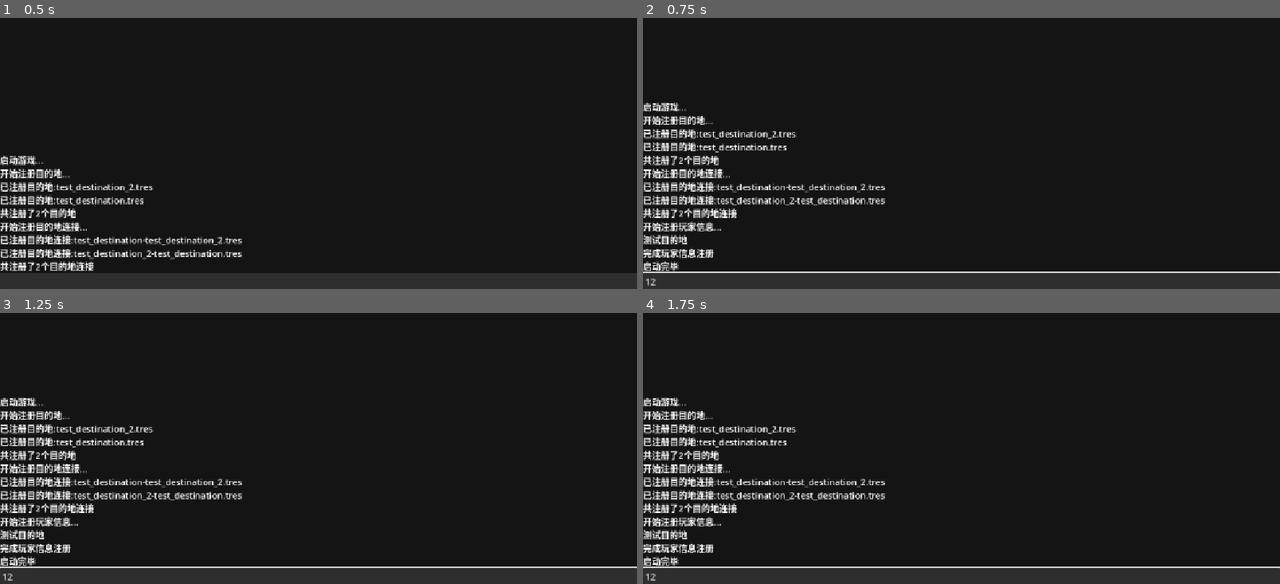
Above: before the commit, frames 1-4 (two rows, left to right).
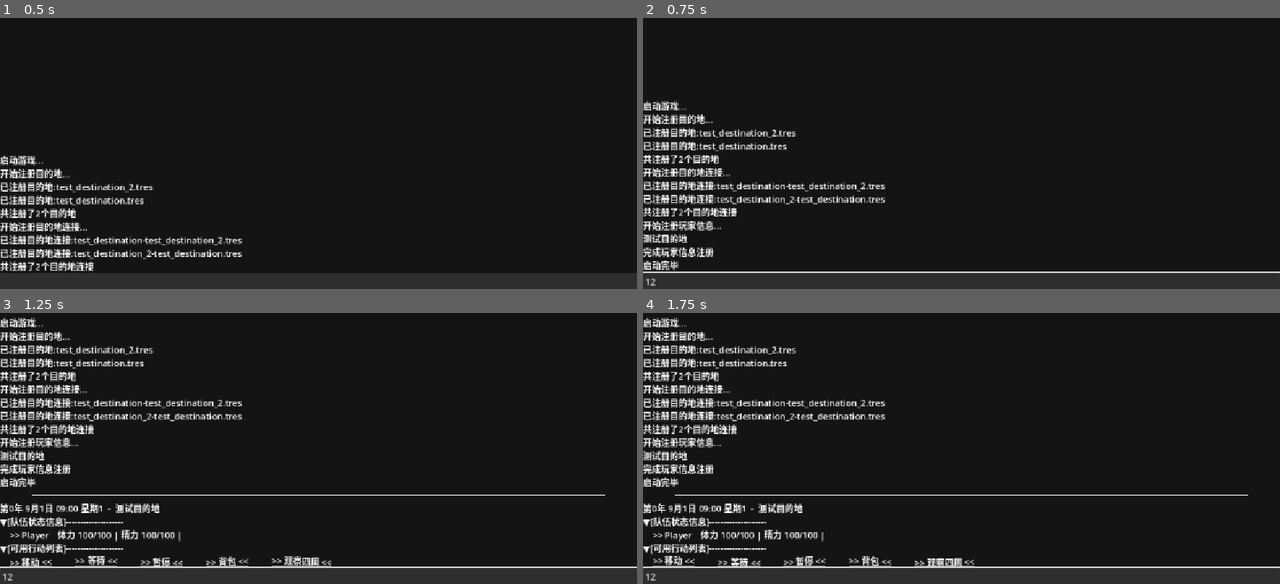
Above: after the commit, the same moments.

Repository: Pycnocline/old-school-legends
Game: Godot game, scene res://scenes/main_interface.tscn
Same seed, same stepped clock (60 frames per second), same inputs: the game is played once before the commit and once after it.
Inputs (mouse positions are in pixels of both pictures, inside the frame that each line leads up to):
- Up to frame 1 (0.5 s): no input
- Up to frame 2 (0.75 s): click (961, 280) at 0.52 s; type "12" at 0.6 s
- Up to frame 3 (1.25 s): no input
- Up to frame 4 (1.75 s): no input

Frame 1 is identical in both runs. In frame 2, 4.6% of the frame differs, in the area x 0-38%, y 30-94%; in frame 3, 9.4%, in the area x 0-95%, y 1-94%; in frame 4, 9.4%.

Commit message:
更新暂停和物品相关功能

Diff:
--- a/resources/item/test_item.tres
+++ b/resources/item/test_item.tres
@@ -1,12 +1,16 @@
-[gd_resource type="Resource" script_class="Item" load_steps=3 format=3 uid="uid://irsb20gcwiml"]
+[gd_resource type="Resource" script_class="Item" load_steps=4 format=3 uid="uid://irsb20gcwiml"]
 
 [ext_resource type="Script" uid="uid://5mu4b68ii605" path="res://scrpits/resource/action.gd" id="1_6cq0w"]
 [ext_resource type="Script" uid="uid://148idusmri57" path="res://scrpits/resource/item.gd" id="2_dgy0w"]
+[ext_resource type="Resource" uid="uid://kyimoha5m77w" path="res://resources/action/test_action.tres" id="2_tgknf"]
 
 [resource]
 script = ExtResource("2_dgy0w")
 id = "test_item"
 name = "测试物品"
 description = "测试用的物品"
-type = null
+type = 2
+action = Dictionary[String, ExtResource("1_6cq0w")]({
+"互动": ExtResource("2_tgknf")
+})
 metadata/_custom_type_script = "uid://148idusmri57"
--- a/scrpits/core/game_host.gd
+++ b/scrpits/core/game_host.gd
@@ -21,11 +21,11 @@
 	SignalBus.message_output.emit("▼[可用行动列表]--------------------")
 
 	var available_action: Array = [
-		"[url=" + str(last_control_time_stamp) + "/gamehost/move][wave]>> 移动 <<[/wave][/url]",
-		"[url=" + str(last_control_time_stamp) + "/gamehost/wait][wave]>> 等待 <<[/wave][/url]",
-		"[url=" + str(last_control_time_stamp) + "/gamehost/pause][wave]>> 暂停 <<[/wave][/url]",
-		"[url=" + str(last_control_time_stamp) + "/gamehost/bag][wave]>> 背包 <<[/wave][/url]",
-		"[url=" + str(last_control_time_stamp) + "/gamehost/lookaround][wave]>> 观察四周 <<[/wave][/url]",
+		"[url=" + "移动/" + str(last_control_time_stamp) + "/gamehost/move][wave]>> 移动 <<[/wave][/url]",
+		"[url=" + "等待/" + str(last_control_time_stamp) + "/gamehost/wait][wave]>> 等待 <<[/wave][/url]",
+		"[url=" + "暂停/" + str(last_control_time_stamp) + "/gamehost/pause][wave]>> 暂停 <<[/wave][/url]",
+		"[url=" + "背包/" + str(last_control_time_stamp) + "/gamehost/bag][wave]>> 背包 <<[/wave][/url]",
+		"[url=" + "观察四周/" + str(last_control_time_stamp) + "/gamehost/lookaround][wave]>> 观察四周 <<[/wave][/url]",
 	]
 
 	var object = 0
@@ -33,7 +33,7 @@
 	for action in available_action:
 		object += 1
 		action_text += action + "          "
-		if object % 4 == 0:
+		if object % 5 == 0:
 			SignalBus.message_output.emit(action_text)
 			action_text = "    "
 	if action_text != "    ":
@@ -42,7 +42,6 @@
 func look_to_move() -> void:
 	last_control_time_stamp = int(Time.get_unix_time_from_system())
 
-	SignalBus.message_output.emit("[hr]")
 	SignalBus.message_output.emit(Gamedb.player_state.name + "看了看四周，寻找能移动到的目的地...")
 
 	var possible_destinations = get_posible_destinations(Gamedb.player_state.position.id)
@@ -54,13 +53,13 @@
 		var des_text:String = "    "
 		for possible_destination in possible_destinations:
 			object += 1
-			des_text += "[url=" + str(last_control_time_stamp) + "/gamehost/moveto/"+ possible_destination.id + "][wave]>> " + possible_destination.name + " <<[/wave][/url]" + "          "
+			des_text += "[url=" + possible_destination.name + "/" + str(last_control_time_stamp) + "/gamehost/moveto/"+ possible_destination.id + "][wave]>> " + possible_destination.name + " <<[/wave][/url]" + "          "
 			if object % 3 == 0:
 				SignalBus.message_output.emit(des_text)
 				des_text = "    "
-			if des_text != "    ":
-				SignalBus.message_output.emit(des_text)
-		SignalBus.message_output.emit("    [url=" + str(last_control_time_stamp) + "/gamehost/info][wave]>> 返回 <<[/wave][/url]")
+		if des_text != "    ":
+			SignalBus.message_output.emit(des_text)
+		SignalBus.message_output.emit("    [url="+ "返回"  + "/" + str(last_control_time_stamp) + "/gamehost/info][wave]>> 返回 <<[/wave][/url]")
 
 
 func try_to_move(id:String) -> void:
@@ -81,6 +80,117 @@
 		reached_time = get_connect(Gamedb.player_state.position.id, id)[0].travel_time
 		SignalBus.time_ticked.connect(update_moving)
 
+func pause_game() -> void:
+	last_control_time_stamp = int(Time.get_unix_time_from_system())
+	SignalBus.game_circle_timer_control.emit("pause")
+	SignalBus.message_output.emit("[color=yellow][pulse]游戏已暂停...[/pulse][/color]")
+	SignalBus.message_output.emit("    [url=回到游戏/" + str(last_control_time_stamp) + "/gamehost/unpause][wave]>> 回到游戏 <<[/wave][/url]")
+
+func unpause_game() -> void:
+	SignalBus.game_circle_timer_control.emit("roaming")
+	SignalBus.message_output.emit("[color=green]游戏继续[/color]")
+	show_info_panel()
+
+func look_around() -> void:
+	last_control_time_stamp = int(Time.get_unix_time_from_system())
+	SignalBus.message_output.emit(Gamedb.player_state.name + "观察了一下周围的环境...")
+	SignalBus.message_output.emit("▼[当前地图信息]--------------------")
+	SignalBus.message_output.emit(Gamedb.player_state.position.description)
+	SignalBus.message_output.emit("▼[附近可互动物]--------------------")
+
+	var object = 0
+	var item_text = "    "
+	for item in Gamedb.player_state.position.item:
+		object += 1
+		item_text += "[url=%s/%s/gamehost/lookitem/%s][wave]>> %s <<[/wave][/url]" % [item.name, last_control_time_stamp, item.id, item.name]
+		if object % 5 == 0:
+			SignalBus.message_output.emit(item_text)
+			item_text = "    "
+	if item_text != "    ":
+		SignalBus.message_output.emit(item_text)
+	SignalBus.message_output.emit("    [url="+ "返回"  + "/" + str(last_control_time_stamp) + "/gamehost/info][wave]>> 返回 <<[/wave][/url]")
+
+func look_item(id:String) -> void:
+	last_control_time_stamp = int(Time.get_unix_time_from_system())
+	var item = get_item_by_id(id)
+	SignalBus.message_output.emit("%s靠近了%s..." % [Gamedb.player_state.name, item.name])
+	SignalBus.message_output.emit("▼[物品信息]--------------------")
+	SignalBus.message_output.emit("物品名称：%s" %[item.name])
+	SignalBus.message_output.emit("描述：%s" %[item.description])
+	SignalBus.message_output.emit("价格：%s" %[item.price])
+	SignalBus.message_output.emit("▼[可执行操作]--------------------")
+
+	var object = 0
+	var action_text = "    "
+	for action in item.action:
+		object += 1
+		action_text += "[url=%s/%s/gamehost/interactitem/%s/%s][wave]>> %s <<[/wave][/url]" % [action, last_control_time_stamp, item.id, action, action]
+		if object % 5 == 0:
+			SignalBus.message_output.emit(action_text)
+			action_text = "    "
+	if action_text != "    ":
+		SignalBus.message_output.emit(action_text)
+	SignalBus.message_output.emit("    [url="+ "返回"  + "/" + str(last_control_time_stamp) + "/gamehost/info][wave]>> 返回 <<[/wave][/url]")
+
+func do_item_action(itemid:String, actionname:String) -> void:
+	var item = get_item_by_id(itemid)
+	item.action[actionname].execute()
+
+func open_bag() -> void:
+	last_control_time_stamp = int(Time.get_unix_time_from_system())
+	SignalBus.message_output.emit("打开了背包...")
+	SignalBus.message_output.emit("要查看哪个类别的物品呢？")
+	var type_text = [
+		"    [url=消耗品/%s/gamehost/checkbag/0][wave]>> 消耗品 <<[/wave][/url]" % [last_control_time_stamp],
+		"    [url=素材/%s/gamehost/checkbag/1][wave]>> 素材 <<[/wave][/url]" % [last_control_time_stamp],
+		"    [url=道具/%s/gamehost/checkbag/2][wave]>> 道具 <<[/wave][/url]" % [last_control_time_stamp],
+		"    [url=重要物品/%s/gamehost/checkbag/3][wave]>> 重要物品 <<[/wave][/url]" % [last_control_time_stamp],
+		"    [url=装备/%s/gamehost/checkbag/4][wave]>> 装备 <<[/wave][/url]" % [last_control_time_stamp],
+	]
+
+	var output_text:String = ""
+	for text in type_text:
+		output_text += text
+	SignalBus.message_output.emit(output_text)
+	SignalBus.message_output.emit("    [url="+ "返回"  + "/" + str(last_control_time_stamp) + "/gamehost/info][wave]>> 返回 <<[/wave][/url]")
+
+func check_bag(type:int) -> void:
+	last_control_time_stamp = int(Time.get_unix_time_from_system())
+
+	var type_text:String = ""
+	match type:
+		0:
+			type_text = "消耗品"
+		1:
+			type_text = "素材"
+		2:
+			type_text = "道具"
+		3:
+			type_text = "重要物品"
+		4:
+			type_text = "装备"
+
+	SignalBus.message_output.emit("▼[背包里的%s]--------------------" % [type_text])
+
+	var object = 0
+	var item_text = "    "
+	for item in Gamedb.player_state.bag:
+		if item.type == type:
+			object += 1
+			item_text += "[url=%s/%s/gamehost/lookbagitem/%s][wave]>> %s <<[/wave][/url]" % [item.name, last_control_time_stamp, item.id, item.name]
+			if object % 5 == 0:
+				SignalBus.message_output.emit(item_text)
+				item_text = "    "
+	if item_text != "    ":
+		SignalBus.message_output.emit(item_text)
+
+	if object == 0:
+		SignalBus.message_output.emit("    没有在背包里找到这个种类的物品")
+
+	SignalBus.message_output.emit("    [url="+ "返回"  + "/" + str(last_control_time_stamp) + "/gamehost/bag][wave]>> 返回 <<[/wave][/url]")
+
+
+
 
 func update_moving() -> void:
 	reached_time -= 1
@@ -113,14 +223,34 @@
 			return des
 	return
 
+func get_item_by_id(id:String) -> Item:
+	for item in Gamedb.player_state.position.item:
+		if item.id == id:
+			return item
+	return
+
 func handle_text_click(meta) -> void:
-	if meta[1] != "gamehost":
+	if meta[2] != "gamehost":
 		return
 
-	match meta[2]:
+	match meta[3]:
 		"move":
 			look_to_move()
 		"moveto":
-			try_to_move(meta[3])
+			try_to_move(meta[4])
 		"info":
 			show_info_panel()
+		"pause":
+			pause_game()
+		"unpause":
+			unpause_game()
+		"lookaround":
+			look_around()
+		"lookitem":
+			look_item(meta[4])
+		"interactitem":
+			do_item_action(meta[4], meta[5])
+		"bag":
+			open_bag()
+		"checkbag":
+			check_bag(int(meta[4]))
--- a/scrpits/interface/input_manager.gd
+++ b/scrpits/interface/input_manager.gd
@@ -24,8 +24,9 @@
 
 func _on_text_clicked(meta) -> void:
 	var cliped_meta = meta.split("/")
-	var clicked_time: int = int(cliped_meta[0])
+	var clicked_time: int = int(cliped_meta[1])
 	var current_time: int = int(GameHost.last_control_time_stamp)
 	if clicked_time != current_time:
 		return
+	SignalBus.message_output.emit("[color=gray][i]<<" + cliped_meta[0] + ">>[/i][/color]")
 	SignalBus.text_meta_clicked.emit(cliped_meta)
--- a/scrpits/interface/main_interface.gd
+++ b/scrpits/interface/main_interface.gd
@@ -12,6 +12,7 @@
 	SignalBus.message_output.emit("启动完毕")
 
 	game_circle_timer.start()
+	GameHost.show_info_panel()
 
 
 func _on_game_circle_timer_timeout() -> void:
--- a/scrpits/resource/action/test_action.gd
+++ b/scrpits/resource/action/test_action.gd
@@ -5,3 +5,4 @@
 
 func execute() -> void:
 	SignalBus.message_output.emit(message)
+	GameHost.show_info_panel()
--- a/scrpits/resource/player_state.gd
+++ b/scrpits/resource/player_state.gd
@@ -8,3 +8,4 @@
 @export_group("玩家数据")
 @export var data: Array[PlayerData]
 @export var flag: Array[String]
+@export var bag: Array[Item]
